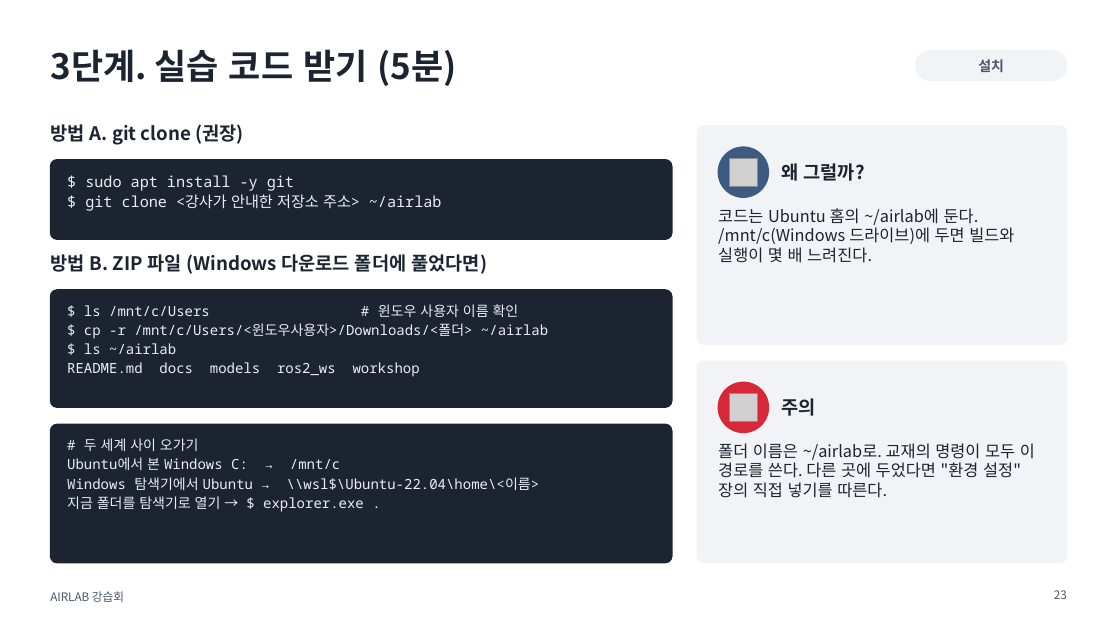
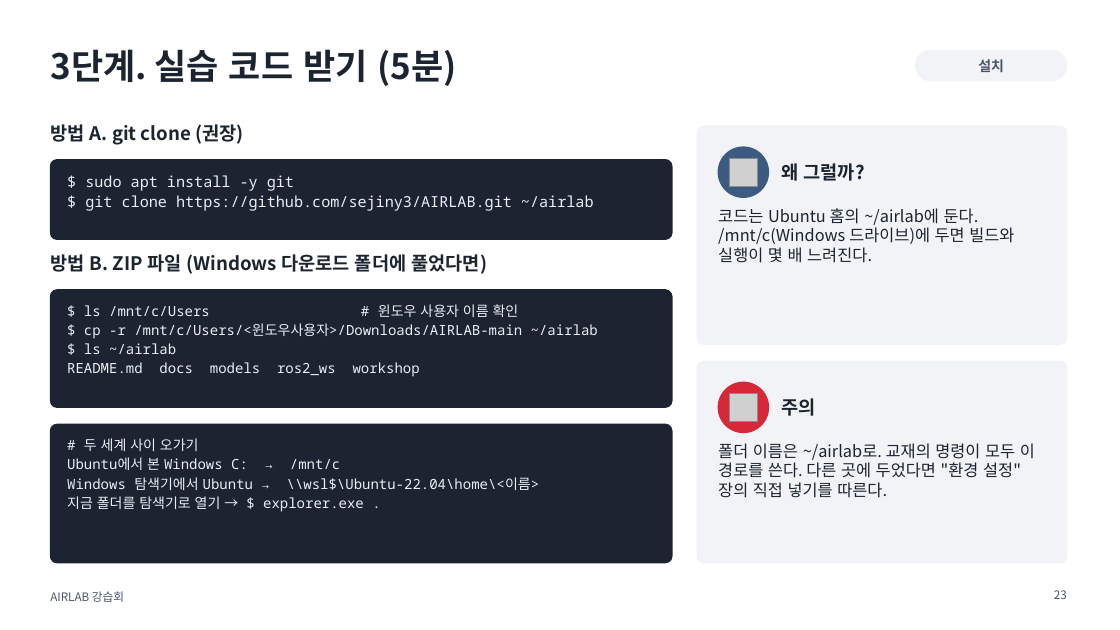
Before and after one commit to sejiny3/AIRLAB, a slide deck: slide 23 of workshop/slides/AIRLAB_workshop.pptx. Drawn at 1120x630 pixels with LibreOffice and Linux fonts; fonts in the diff are those of the drawing; grey boxes stand for pictures. Boxes give left, top, right and bottom in pixels: in the first picture for what was removed or moved away, otherwise in the second. Text is boxed around its words. In the diff, an @@ line names an element or a change of style, - is before the commit and + after.

```diff
--- a/workshop/slides/AIRLAB_workshop.pptx
+++ b/workshop/slides/AIRLAB_workshop.pptx
@@ text at (85, 195, 594, 211): text changed @@
-$ git clone <강사가 안내한 저장소 주소> ~/airlab
+$ git clone https://github.com/sejiny3/AIRLAB.git ~/airlab
@@ text at (84, 323, 598, 339): text changed @@
-$ cp -r /mnt/c/Users/<윈도우사용자>/Downloads/<폴더> ~/airlab
+$ cp -r /mnt/c/Users/<윈도우사용자>/Downloads/AIRLAB-main ~/airlab
```
Also in this commit, not shown: 1 other slide changed, 6 other files.
